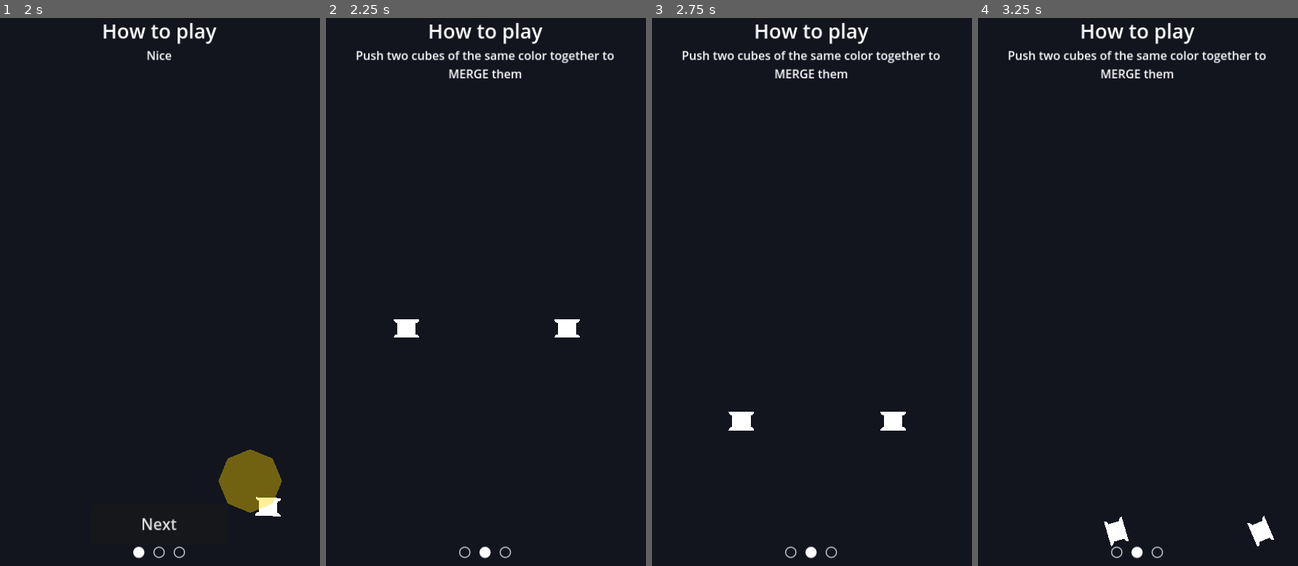
Above: before the commit, frames 1-4 (left to right).
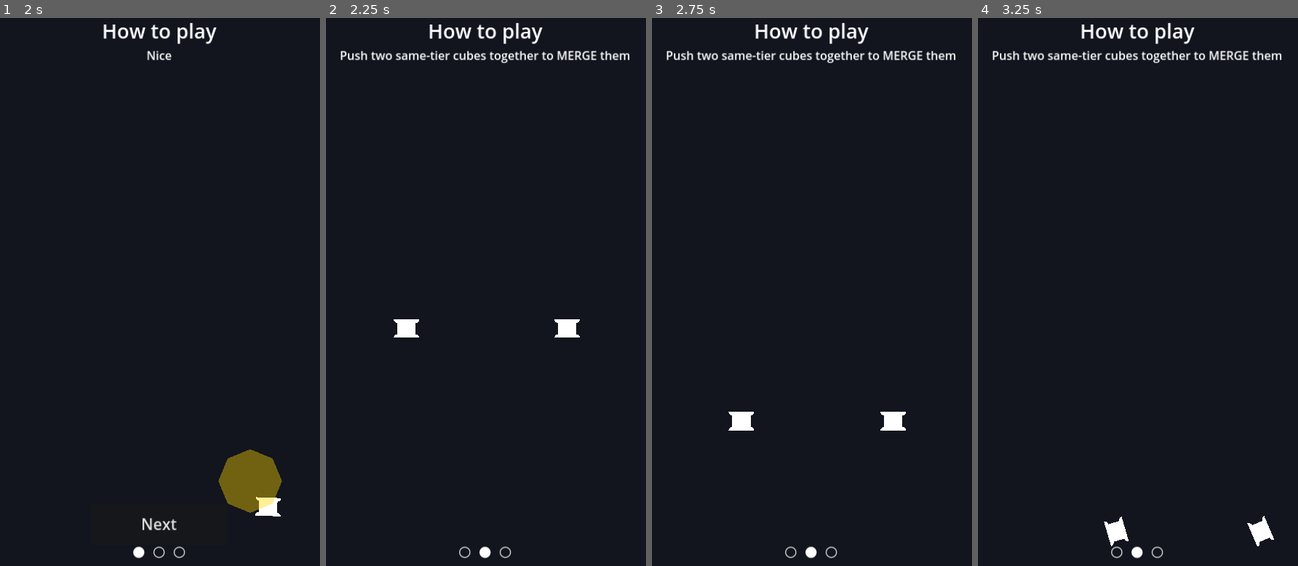
Above: after the commit, the same moments.

Repository: akarakuts/tiltmerge
Game: Godot game, scene res://scenes/MainMenu.tscn
Same seed, same stepped clock (60 frames per second), same inputs: the game is played once before the commit and once after it.
Inputs (mouse positions are in pixels of both pictures, inside the frame that each line leads up to):
- Up to frame 1 (2 s): tap Enter at 0.5 s; move the mouse to (230, 264) at 0.52 s; hold D (tilt_right) 0.53-1.25 s; tap R at 0.6 s; click (230, 264) at 0.67 s; drag from (92, 324) to (249, 478) at 1.27 s
- Up to frame 2 (2.25 s): click "Next" at 2 s
- Up to frame 3 (2.75 s): no input
- Up to frame 4 (3.25 s): move the mouse to (1170, 165) at 2.77 s; hold D (tilt_right) from 2.78 s (still down); tap R at 2.85 s

Frame 1 is identical in both runs. In frame 2, 1.3% of the frame differs, in the area x 4-95%, y 5-12%; in frame 3, 1.3%; in frame 4, 1.3%.

Commit message:
Release 1.0.1: fix i18n, store screenshots, RuStore export metadata.
Bump versionCode to 2, register translation resources, and add RU store screenshots for listing upload.

Diff:
--- a/project.godot
+++ b/project.godot
@@ -12,7 +12,7 @@
 run/main_scene="res://scenes/MainMenu.tscn"
 config/features=PackedStringArray("4.3", "Forward Plus")
 config/icon="res://assets/graphics/icon.png"
-config/version="0.1.0"
+config/version="1.0.1"
 
 [autoload]
 
@@ -60,8 +60,9 @@
 
 [internationalization]
 
-locale/translations=PackedStringArray()
+locale/translations=PackedStringArray("res://translations/en.en.translation", "res://translations/ru.ru.translation")
 locale/translation_remaps={}
+locale/fallback="en"
 
 [rendering]
 
--- a/scenes/Settings.tscn
+++ b/scenes/Settings.tscn
@@ -84,10 +84,14 @@
 [node name="Back" type="Button" parent="."]
 anchors_preset = 7
 anchor_left = 0.5
+anchor_top = 1.0
 anchor_right = 0.5
+anchor_bottom = 1.0
 offset_left = -120.0
 offset_top = -110.0
 offset_right = 120.0
 offset_bottom = -40.0
+grow_horizontal = 2
+grow_vertical = 0
 theme_override_font_sizes/font_size = 28
 text = "Back"
--- a/scripts/I18n.gd
+++ b/scripts/I18n.gd
@@ -1,9 +1,7 @@
 extends Node
 ## I18n (autoload singleton)
-## Загружает CSV-файлы переводов во время выполнения и регистрирует их в TranslationServer.
-## CSV-формат: первая колонка "key", далее колонки по кодам языков (en, ru, ...).
-## Запускается ПЕРВЫМ среди autoloads (см. порядок в project.godot), чтобы переводы
-## были доступны всем остальным autoload/сценам в их _ready.
+## Регистрирует переводы из CSV (и из .translation, если уже в Project Settings).
+## CSV: колонка key + locale; поля с запятыми — в кавычках.
 
 const TRANSLATIONS_DIR := "res://translations/"
 
@@ -11,17 +9,34 @@
 func _ready() -> void:
 	_load_csv("en.csv", "en")
 	_load_csv("ru.csv", "ru")
-	# по умолчанию — язык ОС. Сохранённое предпочтение применит Settings.gd после.
-	TranslationServer.set_locale(OS.get_locale())
-	print("[I18n] translations registered (en, ru), locale=%s" % TranslationServer.get_locale())
+	_load_translation_resource("res://translations/en.en.translation")
+	_load_translation_resource("res://translations/ru.ru.translation")
+	# SaveSystem ещё может не успеть загрузить save — только OS-локаль.
+	# Settings/MainMenu вызовут apply_saved_language после.
+	apply_saved_language("auto")
+	print("[I18n] locale=%s" % TranslationServer.get_locale())
 
 
-## Применяет выбранный язык (вызывается из Settings после загрузки сохранения)
 func apply_saved_language(lang: String) -> void:
 	if lang == "auto" or lang == "":
-		TranslationServer.set_locale(OS.get_locale())
+		var os_locale := OS.get_locale()
+		# ru_RU → ru, en_US → en
+		if os_locale.begins_with("ru"):
+			TranslationServer.set_locale("ru")
+		elif os_locale.begins_with("en"):
+			TranslationServer.set_locale("en")
+		else:
+			TranslationServer.set_locale(os_locale)
 	else:
 		TranslationServer.set_locale(lang)
+
+
+func _load_translation_resource(path: String) -> void:
+	if not ResourceLoader.exists(path):
+		return
+	var res = load(path)
+	if res is Translation:
+		TranslationServer.add_translation(res)
 
 
 func _load_csv(filename: String, locale: String) -> void:
@@ -30,24 +45,30 @@
 		push_warning("[I18n] %s not found" % path)
 		return
 	var f := FileAccess.open(path, FileAccess.READ)
+	if f == null:
+		return
 	var text := f.get_as_text()
 	f.close()
 	var translation := Translation.new()
 	translation.locale = locale
-	# парсим CSV вручную: простейший split по строкам и запятым (без кавычек/экранирования)
 	var first := true
 	for line in text.split("\n", false):
-		var cols := line.split(",", false)
+		line = line.strip_edges()
+		if line.is_empty():
+			continue
 		if first:
 			first = false
-			continue  # заголовок
-		if cols.size() >= 2:
-			translation.add_message(cols[0].strip_edges(), cols[1].strip_edges())
+			continue
+		var key := ""
+		var msg := ""
+		var comma := line.find(",")
+		if comma < 0:
+			continue
+		key = line.substr(0, comma).strip_edges()
+		msg = line.substr(comma + 1).strip_edges()
+		# снять окружающие кавычки CSV
+		if msg.length() >= 2 and msg.begins_with("\"") and msg.ends_with("\""):
+			msg = msg.substr(1, msg.length() - 2).replace("\"\"", "\"")
+		if not key.is_empty():
+			translation.add_message(key, msg)
 	TranslationServer.add_translation(translation)
-
-
-func _apply_locale(lang: String) -> void:
-	if lang == "auto" or lang == "":
-		TranslationServer.set_locale(OS.get_locale())
-	else:
-		TranslationServer.set_locale(lang)
--- a/scripts/MainMenu.gd
+++ b/scripts/MainMenu.gd
@@ -39,6 +39,7 @@
 
 
 func _apply_language() -> void:
+	I18n.apply_saved_language(str(SaveSystem.data.settings.get("language", "auto")))
 	_title.text = tr("app.title")
 	_play.text = tr("menu.play")
 	_classic.text = tr("menu.classic")
--- a/translations/en.csv
+++ b/translations/en.csv
@@ -19,13 +19,13 @@
 settings.language,Language
 settings.back,Back
 onboarding.title,How to play
-onboarding.step1,Tilt your phone to roll the cubes
-onboarding.step2,Two same cubes merge into a bigger one
-onboarding.step3,Dont let them reach the top
+onboarding.step1,"Tilt your phone to roll the cubes"
+onboarding.step2,"Two same cubes merge into a bigger one"
+onboarding.step3,"Dont let them reach the top"
 onboarding.start,GOT IT
-ob.hint1,Tilt your phone (or drag on emulator) to roll the cube into the target
-ob.hint2,Push two cubes of the same color together to MERGE them
-ob.hint3,Dont let the cubes reach the top line — or its game over
+ob.hint1,"Tilt your phone (or drag on emulator) to roll the cube into the target"
+ob.hint2,"Push two same-tier cubes together to MERGE them"
+ob.hint3,"Dont let the cubes reach the top line — or its game over"
 ob.done,Nice
 ob.next,Next
 ob.lets_go,Lets go
@@ -39,7 +39,7 @@
 game.menu,Main Menu
 game.next,Next
 game.reroll,Reroll
-game.daily_goal,Daily: merge tier %d
+game.daily_goal,"Daily: merge tier %d"
 game.daily_complete,DAILY COMPLETE
 game.daily_done,Daily complete
 skins.title,Skins
--- a/translations/ru.csv
+++ b/translations/ru.csv
@@ -19,13 +19,13 @@
 settings.language,Язык
 settings.back,Назад
 onboarding.title,Как играть
-onboarding.step1,Наклоняй телефон, чтобы катить кубики
-onboarding.step2,Два одинаковых кубика слипаются в больший
-onboarding.step3,Не дай им достичь верха
+onboarding.step1,"Наклоняй телефон, чтобы катить кубики"
+onboarding.step2,"Два одинаковых кубика слипаются в больший"
+onboarding.step3,"Не дай им достичь верха"
 onboarding.start,ПОНЯТНО
-ob.hint1,Наклоняй телефон (или веди пальцем на эмуляторе), чтобы докатить кубик до мишени
-ob.hint2,Столкни два одинаковых кубика — они СЛИВаются в один побольше
-ob.hint3,Не дай кубикам достичь верхней линии — иначе игра окончена
+ob.hint1,"Наклоняй телефон или веди пальцем, чтобы докатить кубик до мишени"
+ob.hint2,"Столкни два одинаковых кубика — они сливаются в один побольше"
+ob.hint3,"Не дай кубикам достичь верхней линии — иначе игра окончена"
 ob.done,Отлично
 ob.next,Дальше
 ob.lets_go,Поехали
@@ -33,13 +33,13 @@
 game.combo,Комбо
 game.best,Рекорд
 game.paused,ПАУЗА
-game.resume_hint,Нажми, чтобы продолжить
+game.resume_hint,"Нажми, чтобы продолжить"
 game.game_over,ИГРА ОКОНЧЕНА
 game.restart,Заново
 game.menu,В меню
 game.next,Следующий
 game.reroll,Смена
-game.daily_goal,Задание дня: создать tier %d
+game.daily_goal,"Задание дня: создать tier %d"
 game.daily_complete,ЗАДАНИЕ ВЫПОЛНЕНО
 game.daily_done,Задание дня выполнено
 skins.title,Скины
Binary file added: docs/store-screenshots/store_1080x1920/01_ru_main_menu.png
Binary file added: docs/store-screenshots/store_1080x1920/02_ru_modes.png
Binary file added: docs/store-screenshots/store_1080x1920/03_ru_gameplay.png
Binary file added: docs/store-screenshots/store_1080x1920/04_ru_gameplay_mid.png
Binary file added: docs/store-screenshots/store_1080x1920/05_ru_skins.png
Not shown, changed: export_presets.cfg
Binary file changed: translations/en.en.translation
Binary file changed: translations/ru.ru.translation
Not shown, added: scripts/capture_rustore_screenshots.sh
